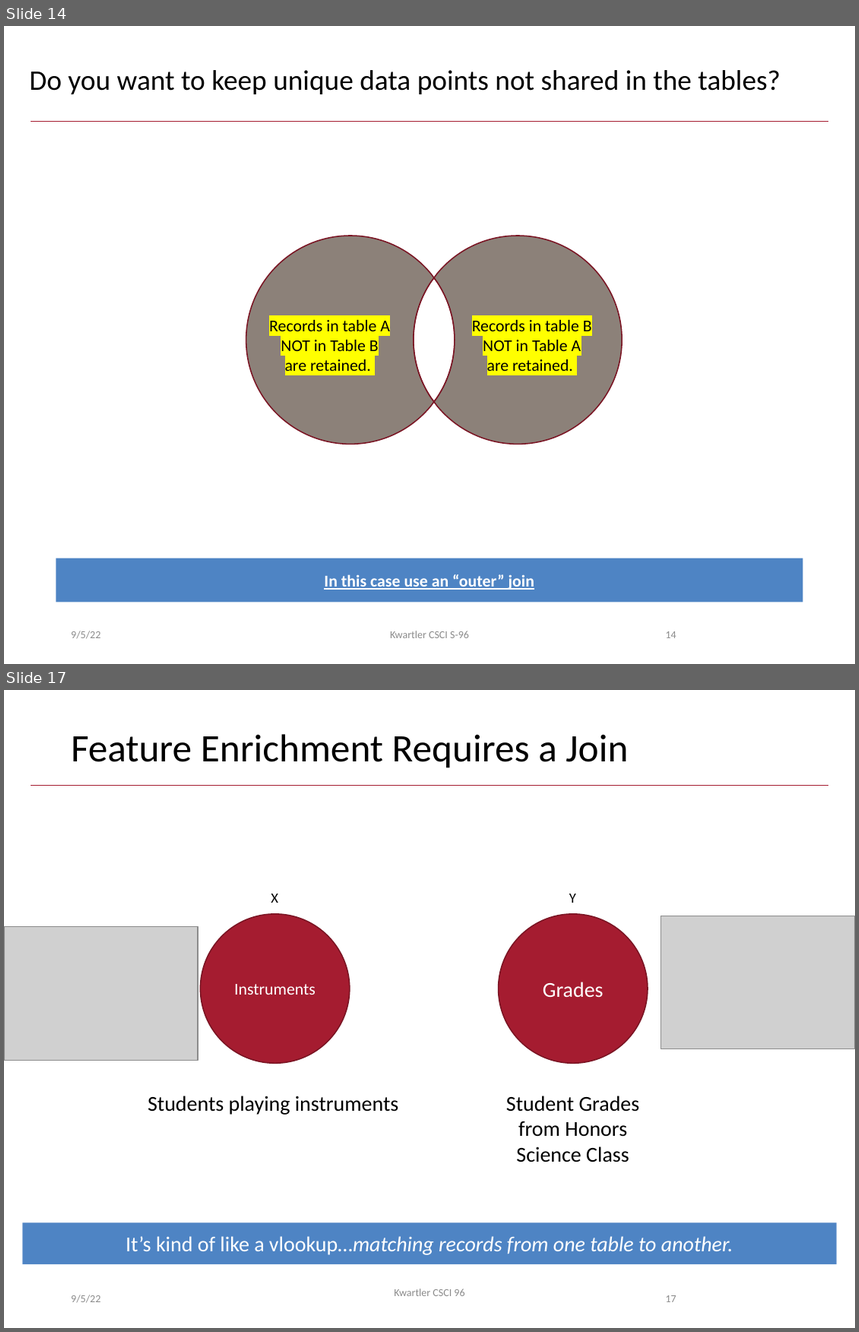
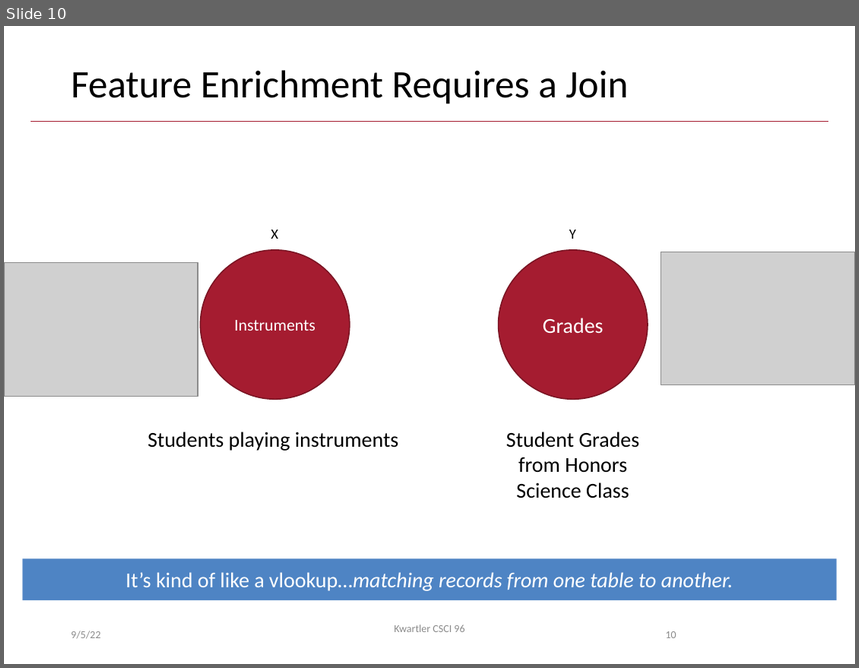
Before and after one commit to kwartler/Harvard_DataMining_Business_Student, a slide deck: Lessons/C_DM_Workflow_R_Viz/A_R_Classes_Joins.pptx. Shown one above the other, each under a label of ours: slides 14 and 17 before the commit, slide 10 after it; the slides between them are not shown. The pictures are 859x1332 and 859x668 pixels, drawn with LibreOffice and Linux fonts; fonts in the diff are those of the drawing; grey boxes stand for pictures; background and template pictures are left out. Boxes give left, top, right and bottom in pixels: in the first picture for what was removed or moved away, otherwise in the second. Text is boxed around its words. In the diff, an @@ line names an element or a change of style, - is before the commit and + after.

```diff
--- a/Lessons/C_DM_Workflow_R_Viz/A_R_Classes_Joins.pptx
+++ b/Lessons/C_DM_Workflow_R_Viz/A_R_Classes_Joins.pptx
@@ slide 14 removed at bbox=[4, 26, 855, 664], background #FFFFFF; not listed: 1 template element that a slide beside it also shows @@
@@ title removed at bbox=[29, 70, 781, 94] @@
-Do you want to keep unique data points not shared in the tables?
@@ freeform shape removed at bbox=[246, 236, 435, 444] @@
@@ freeform shape removed at bbox=[434, 236, 622, 444] @@
@@ freeform shape removed at bbox=[414, 278, 454, 402] @@
@@ text removed at bbox=[269, 320, 390, 376] @@
-Records in table A NOT in Table B are retained.
@@ text removed at bbox=[472, 320, 592, 376] @@
-Records in table B NOT in Table A are retained.
@@ rectangle removed at bbox=[56, 559, 804, 602] @@
-In this case use an “outer” join
@@ text removed at bbox=[71, 631, 101, 639] @@
-9/5/22
@@ text removed at bbox=[390, 631, 469, 639] @@
-Kwartler CSCI S-96
@@ page number removed at bbox=[666, 632, 677, 639] @@
-14
@@ what was slide 17 is now slide 10 @@
@@ page number at bbox=[666, 632, 677, 639]: text changed @@
-17
+10
```
Also in this commit, not shown: 6 other slides removed, 8 other files.
